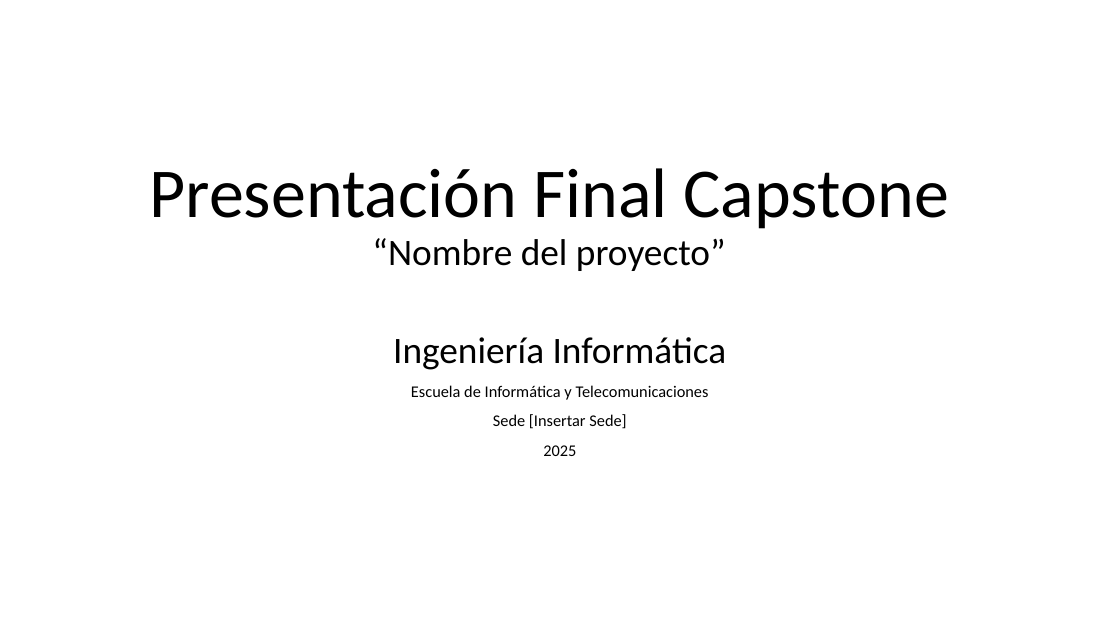
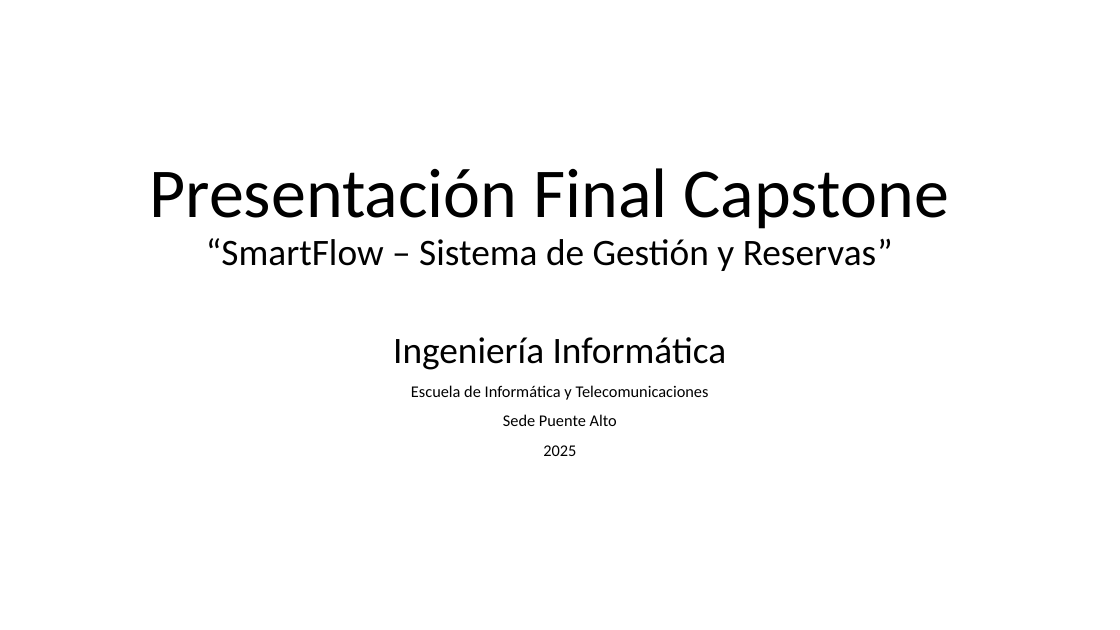
Before and after one commit to CodeFixService/Capstone, a slide deck: slide 1 of fase3/Documentacion Asignatura PTY4614/Estructura Presentación Final-Capstone.pptx. Drawn at 1120x630 pixels with LibreOffice and Linux fonts; fonts in the diff are those of the drawing; background and template pictures are left out. Boxes give left, top, right and bottom in pixels: in the first picture for what was removed or moved away, otherwise in the second. Text is boxed around its words. In the diff, an @@ line names an element or a change of style, - is before the commit and + after.

```diff
--- a/fase3/Documentacion Asignatura PTY4614/Estructura Presentación Final-Capstone.pptx
+++ b/fase3/Documentacion Asignatura PTY4614/Estructura Presentación Final-Capstone.pptx
@@ title at [149, 168, 949, 271]: text changed; size 60 to 32 pt @@
-Presentación Final Capstone
-“Nombre del proyecto”
+Presentación Final Capstone
+“SmartFlow – Sistema de Gestión y Reservas”
@@ subtitle at [503, 414, 617, 426]: text changed @@
-Sede [Insertar Sede]
+Sede Puente Alto
```
Also in this commit, not shown: 8 other slides changed, 8 slides added, 2 slides removed.
